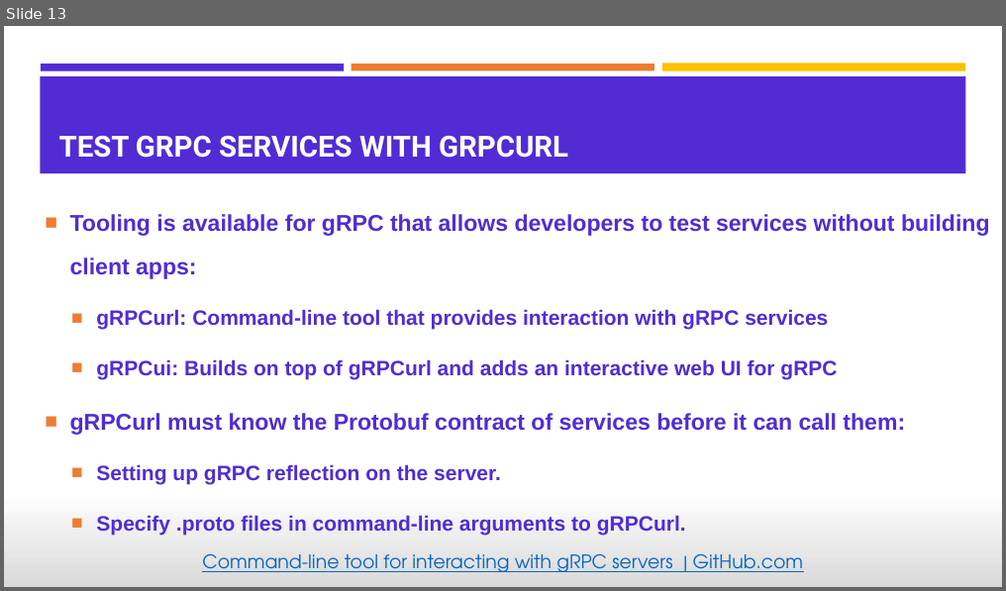
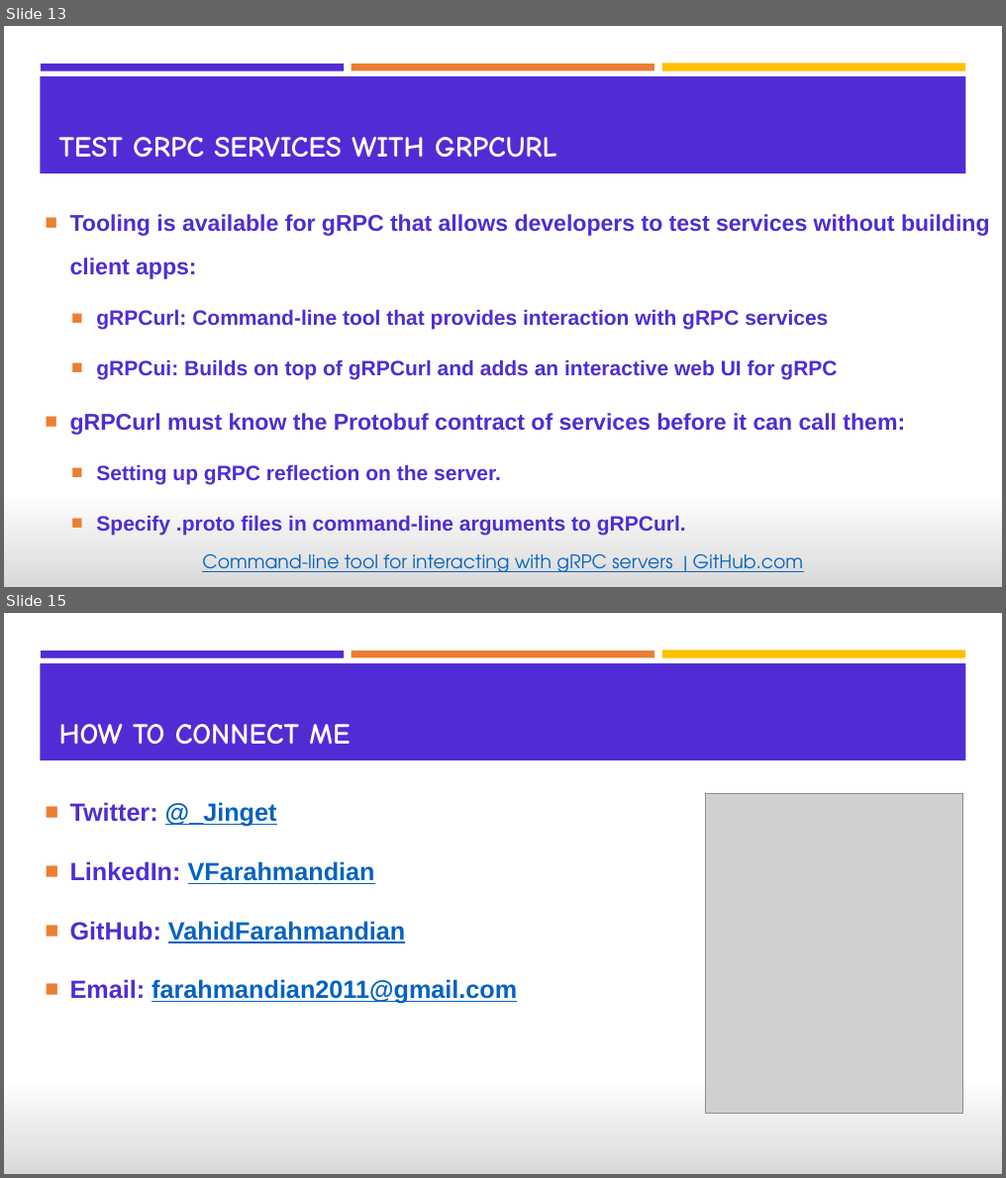
Before and after one commit to VahidFarahmandian/jinget-grpc, a slide deck: docs/Build High Performance Services With gRPC and .NET 5.pptx. Shown one above the other, each under a label of ours: slide 13 before the commit, slides 13 and 15 after it; the slides between them are not shown. The pictures are 1006x591 and 1006x1178 pixels, drawn with LibreOffice and Linux fonts; fonts in the diff are those of the drawing; grey boxes stand for pictures. Boxes give left, top, right and bottom in pixels: in the first picture for what was removed or moved away, otherwise in the second. Text is boxed around its words. In the diff, an @@ line names an element or a change of style, - is before the commit and + after.

```diff
--- a/docs/Build High Performance Services With gRPC and .NET 5.pptx
+++ b/docs/Build High Performance Services With gRPC and .NET 5.pptx
@@ slide 15 added at (4,613,1002,1174), background gradient #FFFFFF to #D9D9D9; not listed: 4 template elements that a slide beside it also shows @@
@@ title added at (59,724,350,744), 28 pt, text #FFFFFF, bold @@
+HOW TO CONNECT ME
@@ text added at (70,802,517,1004), 24 pt, text #0563C1, bold, underline @@
+■ Twitter: @_Jinget
+■ LinkedIn: VFarahmandian
+■ GitHub: VahidFarahmandian
+■ Email: farahmandian2011@gmail.com
@@ picture added at (706,793,963,1114) @@
@@ slide 13 changed as well @@
@@ title "TEST GRPC SERVICES WITH GRPCURL" at (59,137,557,157): font Roboto to Comic Neue @@
```
Also in this commit, not shown: 11 other slides changed, 1 other slide added.
